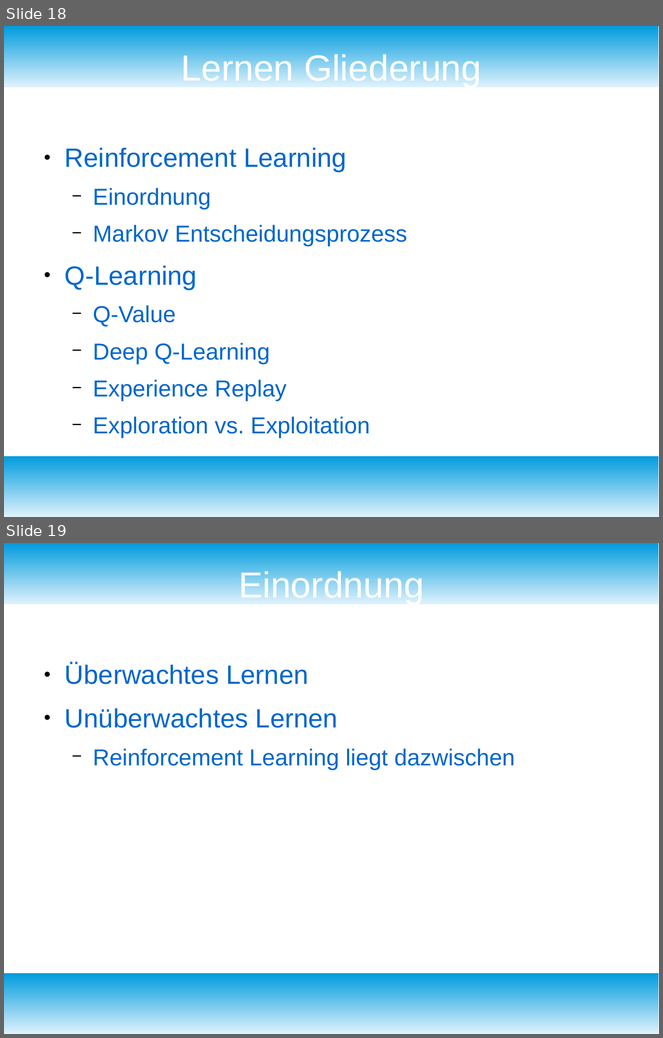
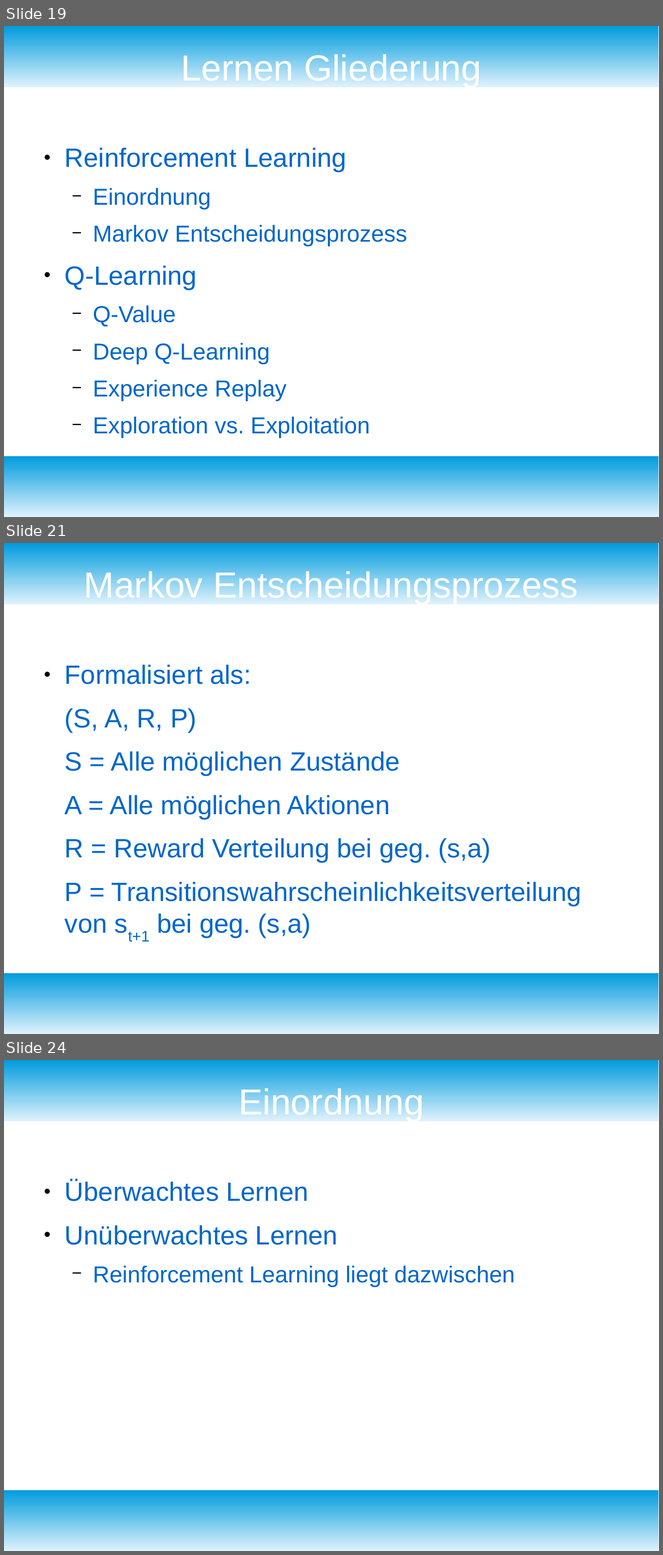
Before and after one commit to fnehmer/haw-is-assignment, a slide deck: Präsentation/is_praesentation.odp. Shown one above the other, each under a label of ours: slides 18 and 19 before the commit, slides 19, 21 and 24 after it; the slides between them are not shown. The pictures are 663x1038 and 663x1555 pixels, drawn with LibreOffice and Linux fonts; fonts in the diff are those of the drawing. Boxes give left, top, right and bottom in pixels: in the first picture for what was removed or moved away, otherwise in the second. Text is boxed around its words. In the diff, an @@ line names an element or a change of style, - is before the commit and + after.

```diff
--- a/Präsentation/is_praesentation.odp
+++ b/Präsentation/is_praesentation.odp
@@ slide 21 added at (4,543,659,1034), background #FFFFFF; not listed: 2 template elements that a slide beside it also shows @@
@@ title added at (84,568,578,604), 44 pt, text #FFFFFF @@
+Markov Entscheidungsprozess
@@ text added at (65,665,582,942), 32 pt, text #0066CC @@
+● Formalisiert als:
+(S, A, R, P)
+S = Alle möglichen Zustände
+A = Alle möglichen Aktionen
+R = Reward Verteilung bei geg. (s,a)
+P = Transitionswahrscheinlichkeitsverteilung von st+1 bei geg. (s,a)
@@ what was slide 18 is now slide 19 @@
@@ what was slide 19 is now slide 24 @@
```
Also in this commit, not shown: 2 slides changed, 8 other slides added, 1 slide removed, 12 other files.
